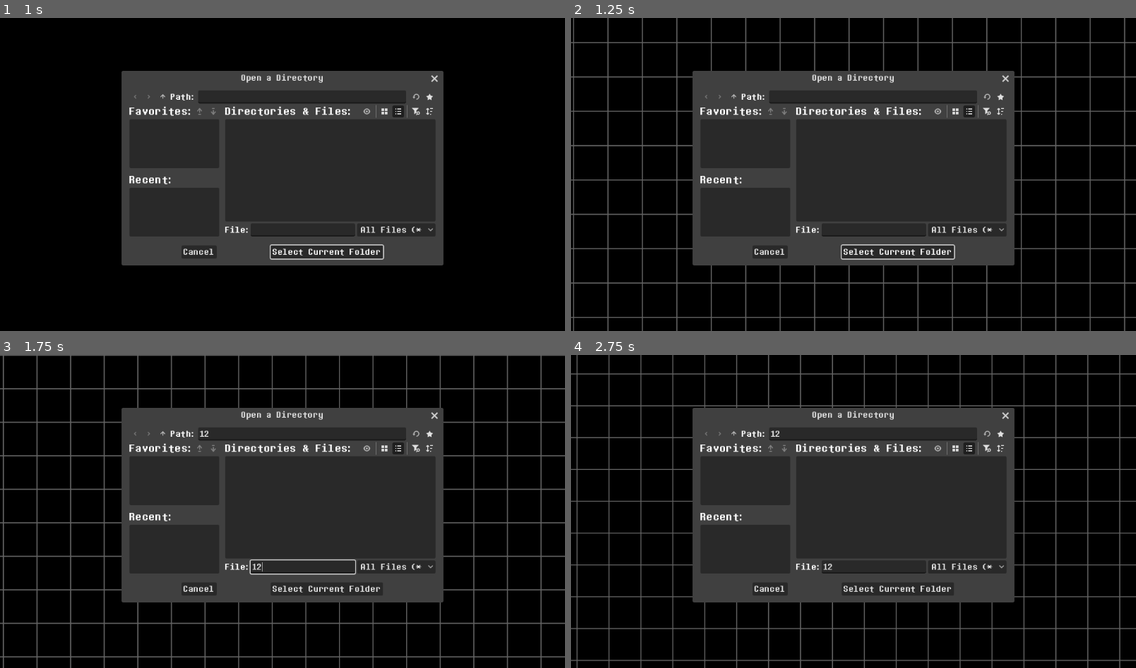
Above: before the commit, frames 1-4 (two rows, left to right).
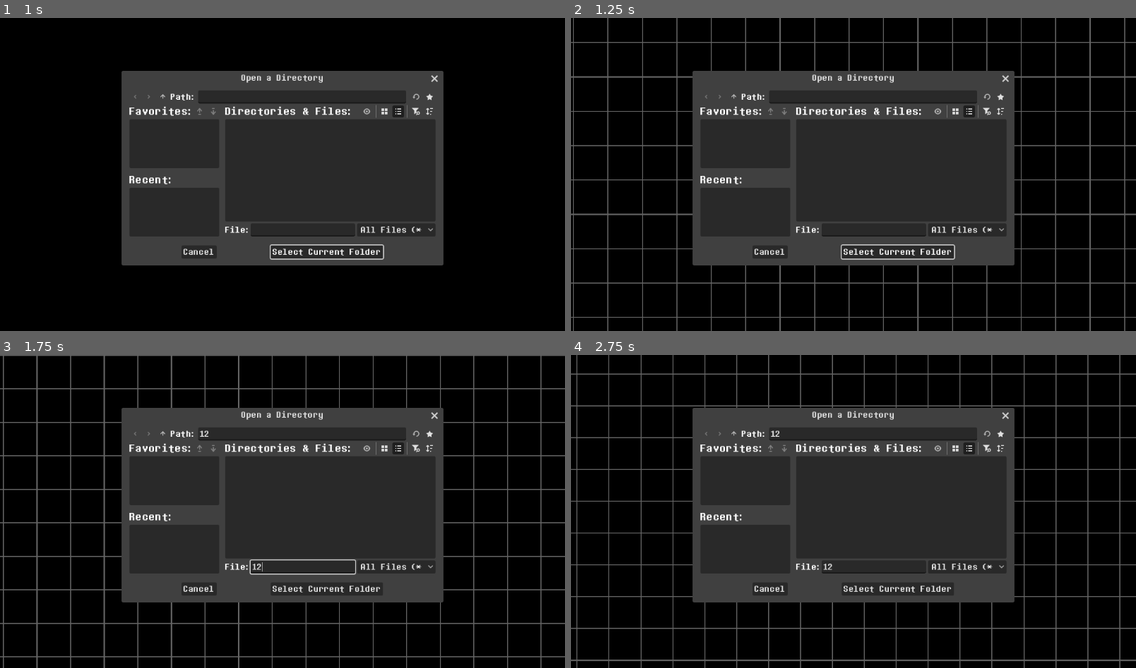
Above: after the commit, the same moments.

Repository: LunarTides/nutdealer
Game: Godot game, scene res://scenes/ui/main_menu.tscn
The game is run twice, just before and just after one commit, with the same random seed, the same clock (stepped at 60 frames per second) and the same inputs. The engine's default icon, where the game draws it, is replaced by a stand-in: a white triangle on a blue panel in a dark square.
Inputs (mouse positions are in pixels of both pictures, inside the frame that each line leads up to):
- Up to frame 1 (1 s): click "Play" at 0.5 s
- Up to frame 2 (1.25 s): no input
- Up to frame 3 (1.75 s): click (299, 433) at 1.27 s; type "12" at 1.35 s; click (305, 567) at 1.5 s; type "12" at 1.58 s
- Up to frame 4 (2.75 s): click "Play" at 2 s

Frame 1 is identical in both runs. In frame 2, 1.3% of the frame differs, in the area x 0-100%, y 0-100%; in frame 3, 0.9%; in frame 4, 1.5%.

Commit message:
Fix same-script duplication under certain conditions
Fixes #1

Diff:
--- a/project.godot
+++ b/project.godot
@@ -161,6 +161,7 @@
 
 [rendering]
 
+textures/canvas_textures/default_texture_filter=0
 rendering_device/driver.windows="d3d12"
 renderer/rendering_method="mobile"
 environment/defaults/default_clear_color=Color(0, 0, 0, 1)
--- a/scenes/tile.gd
+++ b/scenes/tile.gd
@@ -98,7 +98,7 @@
 	# Load script.
 	if logic_script_path:
 		var script: GDScript = load(logic_script_path)
-		set_logic_script(script.source_code, logic_script_path)
+		set_logic_script_to(script)
 
 	# Change script path to reflect new world folder location.
 	WorldSave.first_save_begun.connect(func() -> void:
@@ -168,30 +168,34 @@
 		new_tile.regenerate_id()
 	return new_tile
 
-func set_logic_script(text: String, path: String = "") -> void:
-	if path:
-		# New script.
-		var script: GDScript = GDScript.new()
-		script.source_code = text
-
-		CreatorResourceSaver.save(script, path)
-		# For some reason, we have to reload the script in order for it to work.
-		script.reload()
-		logic_script = script
-		if not logic_script_path:
-			logic_script_path = script.resource_path
-
-		return
-
+func create_logic_script(text: String, path: String) -> void:
+	# New script.
+	var script: GDScript = GDScript.new()
+	script.source_code = text
+
+	CreatorResourceSaver.save(script, path)
+	# For some reason, we have to reload the script in order for it to work.
+	script.reload()
+	logic_script = script
+	if not logic_script_path:
+		logic_script_path = script.resource_path
+
+func update_logic_script(text: String) -> void:
 	# Update script.
 	if not is_instance_valid(logic_script):
-		Game.feedback("No logic script. Please call set_logic_script with a path.", Game.FeedbackType.Error)
+		Game.feedback("No logic script to update. Please call create_logic_script first.", Game.FeedbackType.Error)
 		return
 
 	logic_script.source_code = text
 	CreatorResourceSaver.save(logic_script)
 	logic_script.reload(true)
 	logic.script = logic_script
+
+func set_logic_script_to(script: GDScript) -> void:
+	script.reload()
+	logic_script = script
+	if not logic_script_path and script.resource_path:
+		logic_script_path = script.resource_path
 
 func _on_mouse_entered() -> void:
 	if Creator.enabled:
--- a/scenes/ui/creator/tile_behaviour_ui.gd
+++ b/scenes/ui/creator/tile_behaviour_ui.gd
@@ -45,6 +45,7 @@
 	var code: String = "%s%s" % [code_intro, code_edit.text]
 
 	if not tile.logic_script_path:
+		# First save
 		var dialogue: ConfirmationDialog = SCRIPT_FIRST_SAVE_DIALOGUE.instantiate()
 		dialogue.confirmed.connect(func() -> void:
 			var script_name: String = dialogue.get_node(^"ScriptName").text
@@ -59,7 +60,7 @@
 				return
 
 			# No conflict. Save.
-			tile.set_logic_script(code, path)
+			tile.create_logic_script(code, path)
 			Game.feedback("Script saved.", Game.FeedbackType.Success)
 			dialogue.queue_free()
 		)
@@ -72,17 +73,14 @@
 		dialogue.get_node(^"ScriptName").grab_focus()
 		return
 
-	tile.set_logic_script(code)
+	tile.update_logic_script(code)
 	Game.feedback("Script saved.", Game.FeedbackType.Success)
 
 
 func _on_load_button_pressed() -> void:
-	# FIXME: If we load a script, save then leave the world, then open the world again,
-	# the tiles have different scripts again.
 	var script_picker: TileScriptPicker = TILE_SCRIPT_PICKER.instantiate()
 	script_picker.chosen.connect(func(data: TileScriptData) -> void:
-		tile.logic_script = data.tile_script
-		tile.logic_script_path = data.path
+		tile.set_logic_script_to(data.tile_script)
 		reload_ui()
 	)
 	Game.canvas_layer.add_child(script_picker)
--- a/scripts/autoload/world_save.gd
+++ b/scripts/autoload/world_save.gd
@@ -304,6 +304,8 @@
 	# and it'll take a frame to process that operation.
 	# Two frames should be safe though.
 	await get_tree().process_frame
+	# Unset dirty flag so it won't show for one frame. (Room.clear_rooms sets the dirty flag)
+	dirty = false
 	await get_tree().process_frame
 
 	has_saved_once = false
--- a/scripts/game/game_data.gd
+++ b/scripts/game/game_data.gd
@@ -35,8 +35,12 @@
 				instances += 1
 				tile_script = tile.logic_script
 		data.instances = instances
+
+		if not is_instance_valid(tile_script):
+			# There are no tiles with this script. Load the script instead.
+			tile_script = load(file_path)
+
 		data.tile_script = tile_script
-
 		scripts.append(data)
 
 	return scripts
